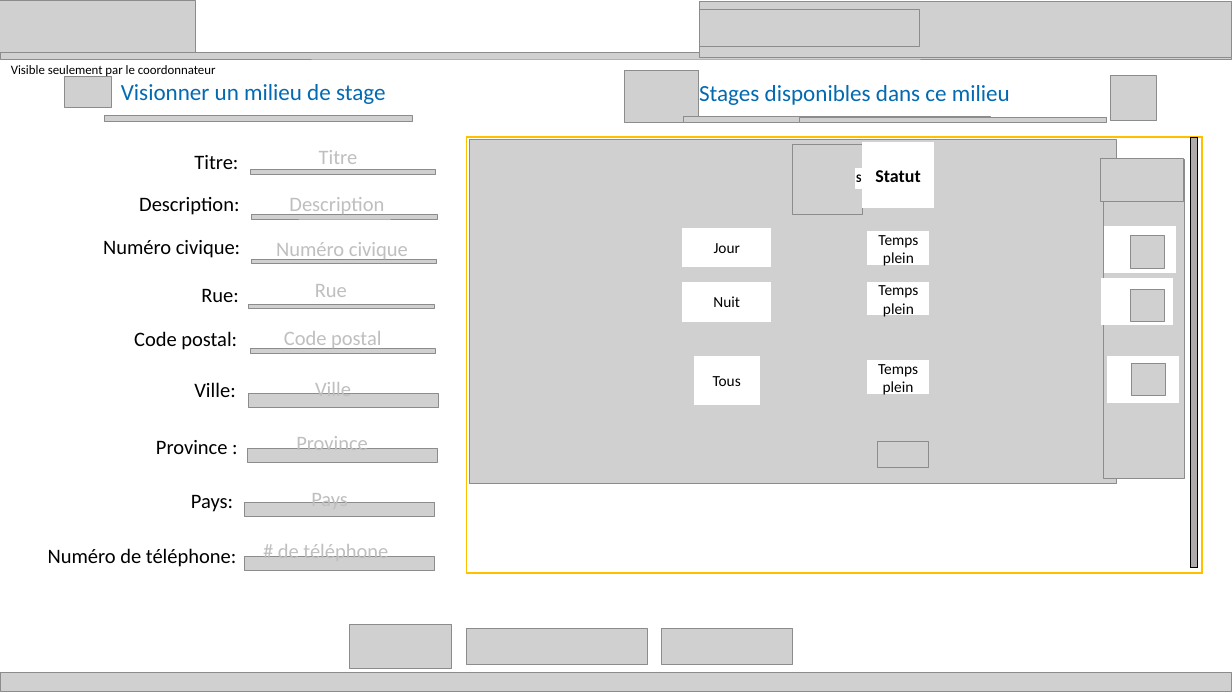
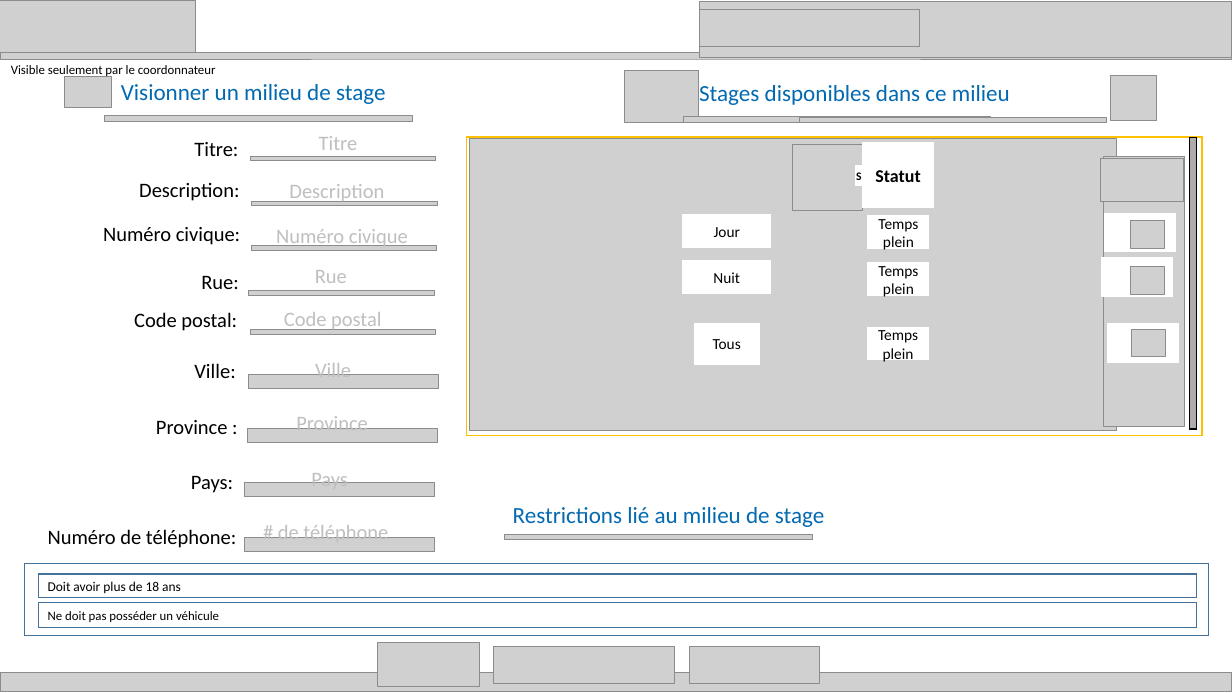
Before and after one commit to zacouse/GestionStages, a slide deck: slide 4 of Documentation/SchémaModificationMilieudeStage.pptx. Drawn at 1232x693 pixels with LibreOffice and Linux fonts; fonts in the diff are those of the drawing; grey boxes stand for pictures. Boxes give left, top, right and bottom in pixels: in the first picture for what was removed or moved away, otherwise in the second. Text is boxed around its words. In the diff, an @@ line names an element or a change of style, - is before the commit and + after.

Commit message:
Mise à jour schéma pour les restrictions et des scripts sql

```diff
--- a/Documentation/SchémaModificationMilieudeStage.pptx
+++ b/Documentation/SchémaModificationMilieudeStage.pptx
@@ rectangle resized from (x1=467, y1=137, x2=1202, y2=573) to (x1=467, y1=137, x2=1202, y2=435) @@
@@ picture resized from (x1=470, y1=140, x2=1116, y2=484) to (x1=470, y1=139, x2=1116, y2=431) @@
@@ rectangle resized from (x1=1191, y1=138, x2=1198, y2=568) to (x1=1190, y1=138, x2=1197, y2=430) @@
@@ picture resized from (x1=1104, y1=159, x2=1185, y2=479) to (x1=1104, y1=156, x2=1185, y2=427) @@
@@ rectangle "Jour" resized from (x1=683, y1=228, x2=771, y2=267) to (x1=683, y1=214, x2=771, y2=247) @@
@@ 8 texts, 4 pictures, 1 rectangle moved together from (x1=103, y1=150, x2=930, y2=309) to (x1=103, y1=136, x2=930, y2=296) @@
@@ rectangle resized from (x1=1104, y1=226, x2=1176, y2=272) to (x1=1104, y1=213, x2=1176, y2=252) @@
@@ picture resized from (x1=1131, y1=236, x2=1165, y2=268) to (x1=1131, y1=221, x2=1165, y2=249) @@
@@ rectangle "Nuit" resized from (x1=683, y1=283, x2=771, y2=322) to (x1=683, y1=261, x2=771, y2=293) @@
@@ rectangle resized from (x1=1102, y1=278, x2=1173, y2=323) to (x1=1102, y1=257, x2=1173, y2=296) @@
@@ picture resized from (x1=1131, y1=289, x2=1165, y2=322) to (x1=1131, y1=266, x2=1165, y2=294) @@
@@ rectangle "Tous" resized from (x1=694, y1=357, x2=759, y2=405) to (x1=694, y1=323, x2=759, y2=364) @@
@@ rectangle "Temps plein" moved from (x1=868, y1=361, x2=929, y2=394) to (x1=868, y1=328, x2=929, y2=360) @@
@@ rectangle resized from (x1=1107, y1=357, x2=1178, y2=402) to (x1=1107, y1=323, x2=1178, y2=362) @@
@@ picture resized from (x1=1132, y1=363, x2=1165, y2=396) to (x1=1132, y1=329, x2=1165, y2=357) @@
@@ 10 texts, 5 pictures, 1 rectangle moved together from (x1=48, y1=283, x2=930, y2=570) to (x1=48, y1=263, x2=930, y2=551) @@
@@ picture removed at (x1=877, y1=442, x2=928, y2=468) @@
@@ text added at (x1=513, y1=507, x2=824, y2=527), 18 pt, text #036AB1 @@
+Restrictions lié au milieu de stage
@@ picture added at (x1=505, y1=534, x2=812, y2=540) @@
@@ rectangle added at (x1=24, y1=564, x2=1208, y2=635), fill #FFFFFF, outline #43739E 1 pt @@
@@ rectangle added at (x1=39, y1=574, x2=1197, y2=598), fill #FFFFFF, outline #43739E 1 pt, 10.5 pt, text #000000 @@
+Doit avoir plus de 18 ans
@@ rectangle added at (x1=39, y1=603, x2=1197, y2=628), fill #FFFFFF, outline #43739E 1 pt, 10 pt, text #000000 @@
+Ne doit pas posséder un véhicule
@@ 3 pictures moved together from (x1=350, y1=625, x2=793, y2=669) to (x1=377, y1=643, x2=821, y2=688) @@
```
Also in this commit, not shown: 6 other slides changed, 1 slide added, 2 other files.
